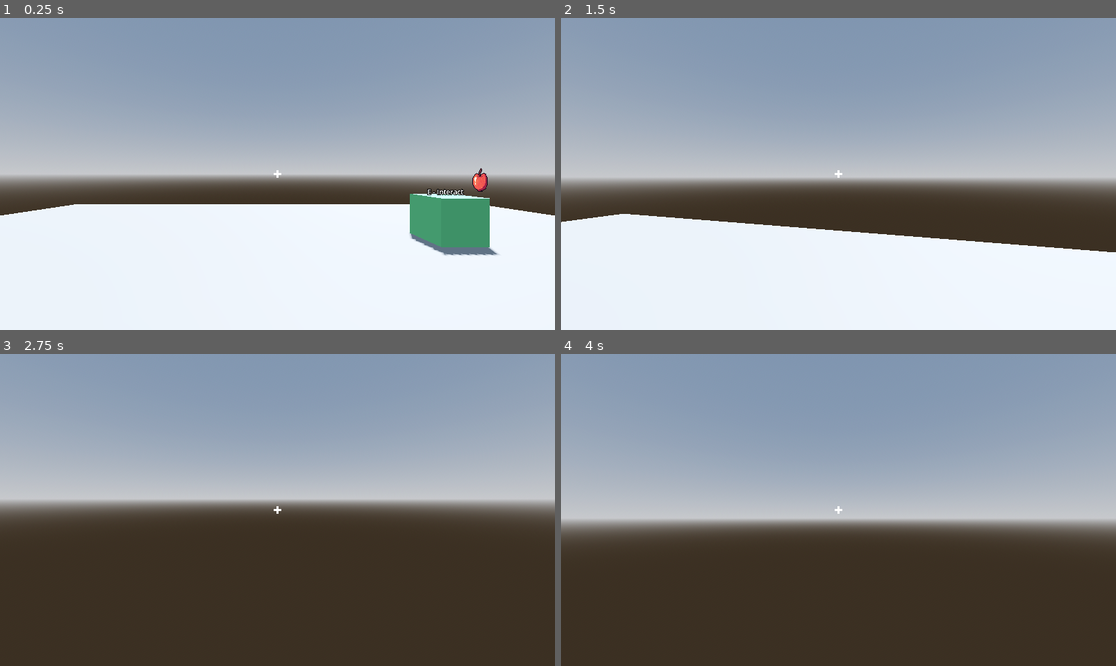
Above: before the commit, frames 1-4 (two rows, left to right).
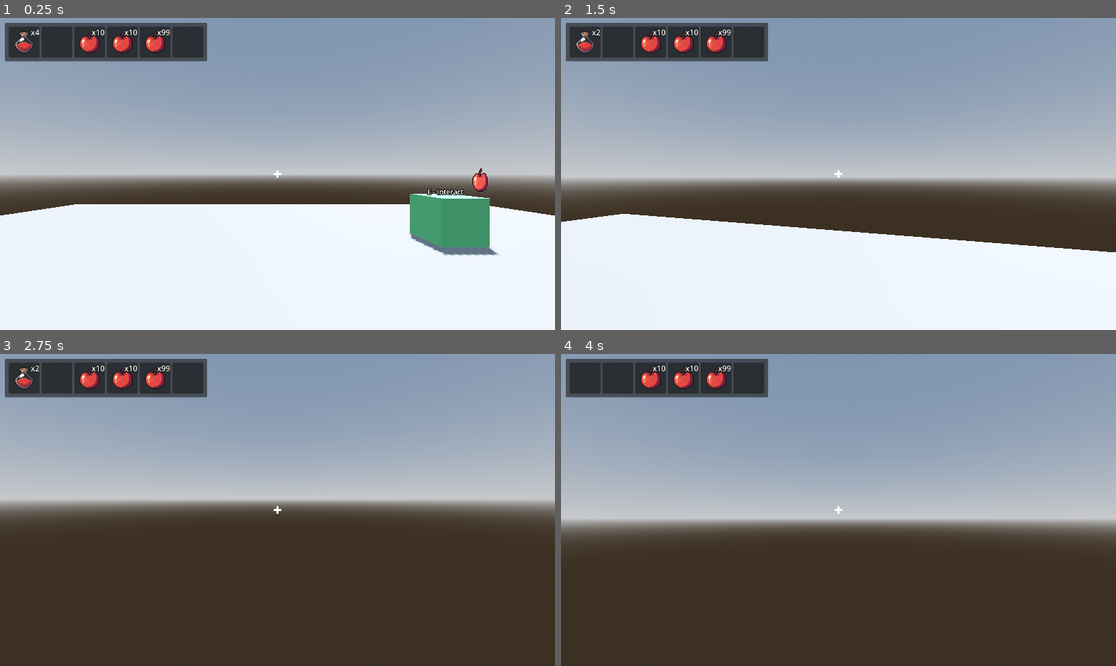
Above: after the commit, the same moments.

Repository: CptDarling/AnotherInventory
Game: Godot game, scene res://scenes/game.tscn
The game is run twice, just before and just after one commit, with the same random seed, the same clock (stepped at 60 frames per second) and the same inputs.
Inputs (mouse positions are in pixels of both pictures, inside the frame that each line leads up to):
- Up to frame 1 (0.25 s): no input
- Up to frame 2 (1.5 s): tap Enter (ui_accept) at 0.5, 0.77 s; move the mouse to (866, 174) at 0.52 s; hold W (forward) from 0.53 s (still down); tap E (interact) at 0.6 s; click (866, 174) at 0.67 s; tap 1 at 0.8, 1.35 s; move the mouse to (810, 174) at 1.27 s
- Up to frame 3 (2.75 s): keep holding W (forward); tap Enter (ui_accept) at 1.52 s; tap 7 at 1.55, 2.1 s; move the mouse to (288, 503) at 2.02 s; tap E (interact) at 2.3 s
- Up to frame 4 (4 s): keep holding W (forward); tap Enter (ui_accept) at 2.75, 3.02, 3.5, 3.77 s; move the mouse to (832, 516) at 2.77 s; tap E (interact) at 2.85 s; click (832, 516) at 2.92 s; tap 1 at 3.05, 3.6 s; move the mouse to (877, 513) at 3.52 s; tap 7 at 3.8 s

The runs differ from the first frame. In frame 1, 4.5% of the frame differs, in the area x 0-38%, y 1-15%; in frame 2, 4.5%; in frame 3, 4.5%; in frame 4, 4.5%.

Commit message:
Add hot bar inventory

Diff:
--- /dev/null
+++ b/inventory/hot_bar_inventory.gd
@@ -0,0 +1,33 @@
+extends PanelContainer
+
+signal hot_bar_use(index: int)
+
+const Slot = preload("res://inventory/slot.tscn")
+
+@onready var h_box_container: HBoxContainer = $MarginContainer/HBoxContainer
+
+func _unhandled_key_input(event: InputEvent) -> void:
+
+	if not visible or not event.is_pressed():
+		return
+
+	if range(KEY_1, KEY_7).has(event.keycode):
+		hot_bar_use.emit(event.keycode - KEY_1)
+
+
+func set_inventory_data(inventory_data: InventoryData) -> void:
+	inventory_data.inventory_updated.connect(populate_hot_bar)
+	populate_hot_bar(inventory_data)
+	hot_bar_use.connect(inventory_data.use_slot_data)
+
+
+func populate_hot_bar(inventory_data: InventoryData) -> void:
+	for child in h_box_container.get_children():
+		child.queue_free()
+
+	for slot_data in inventory_data.slot_datas.slice(0, 6):
+		var slot = Slot.instantiate()
+		h_box_container.add_child(slot)
+
+		if slot_data:
+			slot.set_slot_data(slot_data)
--- /dev/null
+++ b/inventory/hot_bar_inventory.tscn
@@ -0,0 +1,18 @@
+[gd_scene load_steps=2 format=3 uid="uid://7p3yq7mqyymv"]
+
+[ext_resource type="Script" path="res://inventory/hot_bar_inventory.gd" id="1_ie3bd"]
+
+[node name="HotBarInventory" type="PanelContainer"]
+offset_right = 40.0
+offset_bottom = 40.0
+script = ExtResource("1_ie3bd")
+
+[node name="MarginContainer" type="MarginContainer" parent="."]
+layout_mode = 2
+theme_override_constants/margin_left = 8
+theme_override_constants/margin_top = 8
+theme_override_constants/margin_right = 8
+theme_override_constants/margin_bottom = 8
+
+[node name="HBoxContainer" type="HBoxContainer" parent="MarginContainer"]
+layout_mode = 2
--- a/scenes/game.gd
+++ b/scenes/game.gd
@@ -11,9 +11,11 @@
 
 @onready var player: CharacterBody3D = $Player
 @onready var inventory_interface: Control = $UI/InventoryInterface
+@onready var hot_bar_inventory: PanelContainer = $UI/HotBarInventory
 
 func _ready() -> void:
 	inventory_interface.set_player_inventory_data(player.inventory_data)
+	hot_bar_inventory.set_inventory_data(player.inventory_data)
 
 	for node in get_tree().get_nodes_in_group("external_inventory"):
 		node.toggle_inventory.connect(_on_toggle_inventory)
@@ -24,8 +26,10 @@
 
 	if inventory_interface.visible:
 		Input.mouse_mode = Input.MOUSE_MODE_VISIBLE
+		hot_bar_inventory.hide()
 	else:
 		Input.mouse_mode = Input.MOUSE_MODE_CAPTURED
+		hot_bar_inventory.show()
 
 	if external_inventory_owner and inventory_interface.visible:
 		inventory_interface.set_external_inventory(external_inventory_owner)
--- a/scenes/game.tscn
+++ b/scenes/game.tscn
@@ -13,6 +13,7 @@
 [ext_resource type="Script" path="res://inventory/slot_data.gd" id="8_0a684"]
 [ext_resource type="PackedScene" uid="uid://bk3agj3ageflh" path="res://item/pick_up/pick_up.tscn" id="12_hykso"]
 [ext_resource type="Resource" uid="uid://bkiwaxf1rnc7b" path="res://item/items/apple.tres" id="13_vsg64"]
+[ext_resource type="PackedScene" uid="uid://7p3yq7mqyymv" path="res://inventory/hot_bar_inventory.tscn" id="14_snmel"]
 
 [sub_resource type="Resource" id="Resource_32pgm"]
 script = ExtResource("8_0a684")
@@ -79,6 +80,12 @@
 offset_right = 64.0
 offset_bottom = 64.0
 
+[node name="HotBarInventory" parent="UI" instance=ExtResource("14_snmel")]
+offset_left = 10.0
+offset_top = 10.0
+offset_right = 430.0
+offset_bottom = 90.0
+
 [connection signal="toggle_inventory" from="Player" to="." method="_on_toggle_inventory"]
 [connection signal="drop_slot_data" from="UI/InventoryInterface" to="." method="_on_inventory_interface_drop_slot_data"]
 [connection signal="gui_input" from="UI/InventoryInterface" to="UI/InventoryInterface" method="_on_gui_input"]
--- a/scenes/interactable/chest.tscn
+++ b/scenes/interactable/chest.tscn
@@ -1,6 +1,6 @@
 [gd_scene load_steps=6 format=3 uid="uid://danxspp6h8e0w"]
 
-[ext_resource type="PackedScene" uid="uid://byiby41chqdjo" path="res://ui/interaction_notice.tscn" id="1_mrmrm"]
+[ext_resource type="PackedScene" uid="uid://byiby41chqdjo" path="res://inventory/interaction_notice.tscn" id="1_mrmrm"]
 [ext_resource type="Script" path="res://scenes/interactable/chest.gd" id="1_xfi34"]
 
 [sub_resource type="StandardMaterial3D" id="StandardMaterial3D_42vmj"]
Renamed: ui/interaction_notice.tscn -> inventory/interaction_notice.tscn
Not shown: 1 places in scenes/game.tscn that only renumber resources
